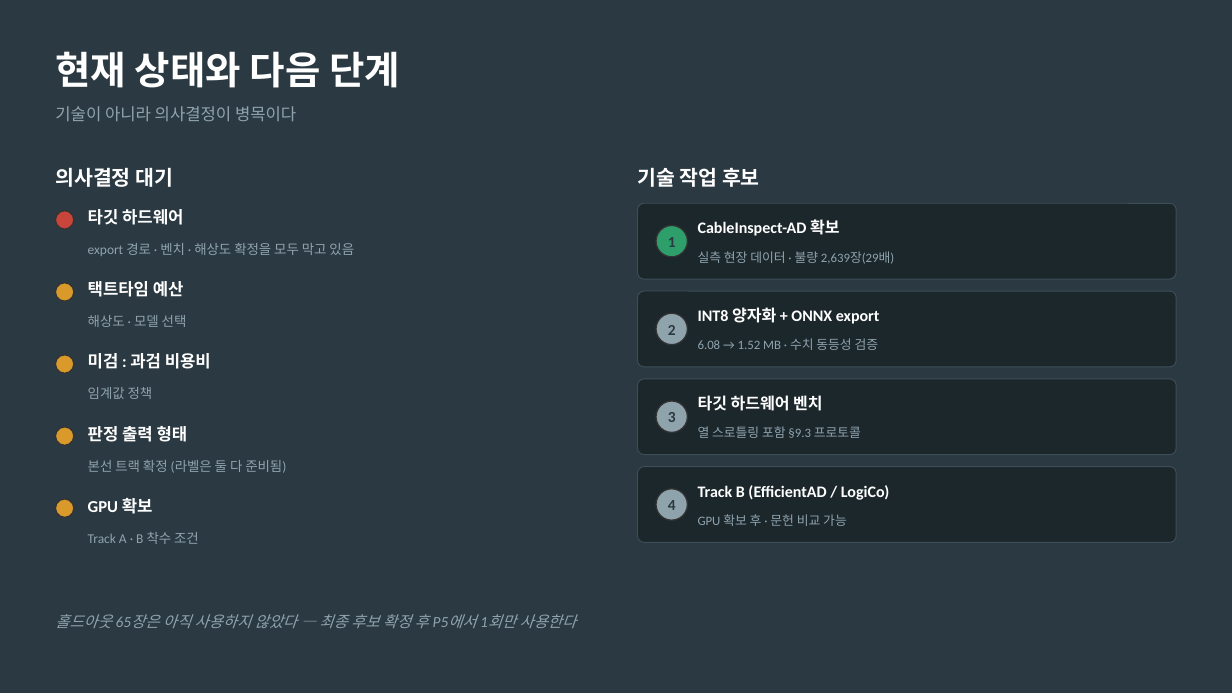
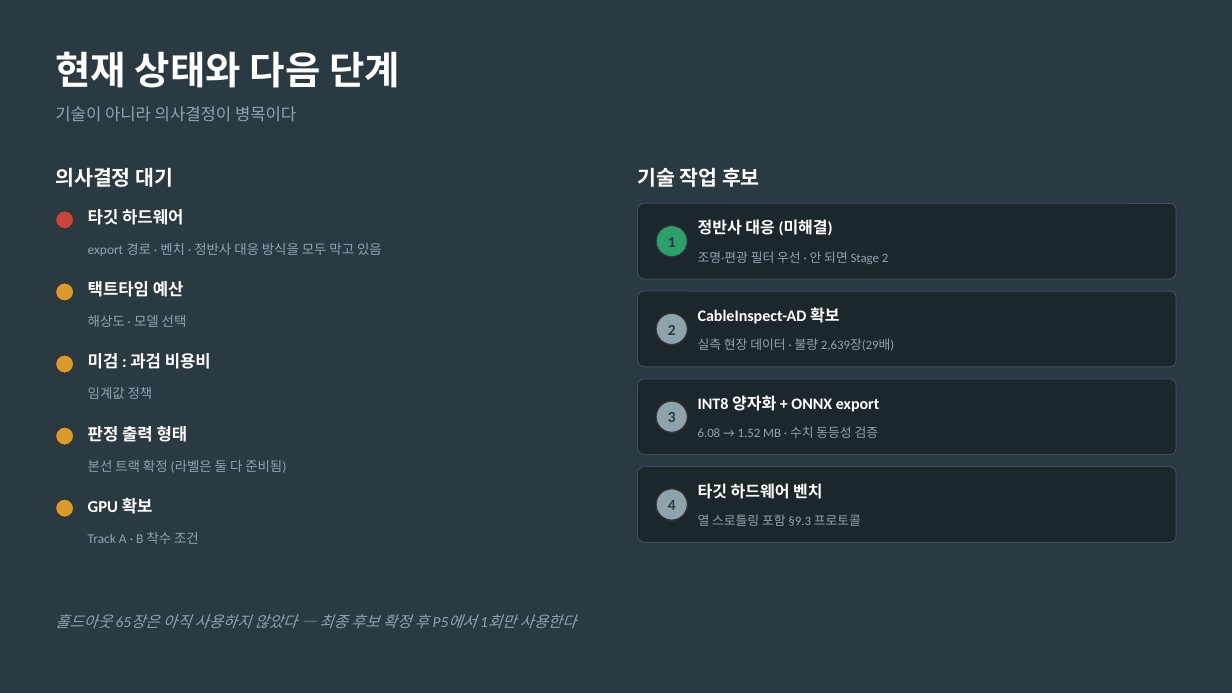
Before and after one commit to hhjun321/mvtec_defect, a slide deck: slide 6 of docs/연구_흐름도.pptx. Drawn at 1232x693 pixels with LibreOffice and Linux fonts; fonts in the diff are those of the drawing. Boxes give left, top, right and bottom in pixels: in the first picture for what was removed or moved away, otherwise in the second. Text is boxed around its words. In the diff, an @@ line names an element or a change of style, - is before the commit and + after.

```diff
--- a/docs/연구_흐름도.pptx
+++ b/docs/연구_흐름도.pptx
@@ text added at <box>698,219,833,235</box>, 12.5 pt, text #FFFFFF, bold @@
+정반사 대응 (미해결)
@@ text at <box>88,243,382,256</box>: text changed @@
-export 경로 · 벤치 · 해상도 확정을 모두 막고 있음
+export 경로 · 벤치 · 정반사 대응 방식을 모두 막고 있음
@@ text added at <box>698,251,888,264</box>, 10 pt, text #8FA3AD @@
+조명·편광 필터 우선 · 안 되면 Stage 2
@@ 6 texts: place and size @@
-6 texts at <box>698,219,894,438</box>
+6 texts at <box>698,307,894,526</box>
@@ text removed at <box>698,485,889,500</box> @@
-Track B (EfficientAD / LogiCo)
@@ text removed at <box>698,514,847,526</box> @@
-GPU 확보 후 · 문헌 비교 가능
```
Also in this commit, not shown: 3 other slides changed, 35 other files.
